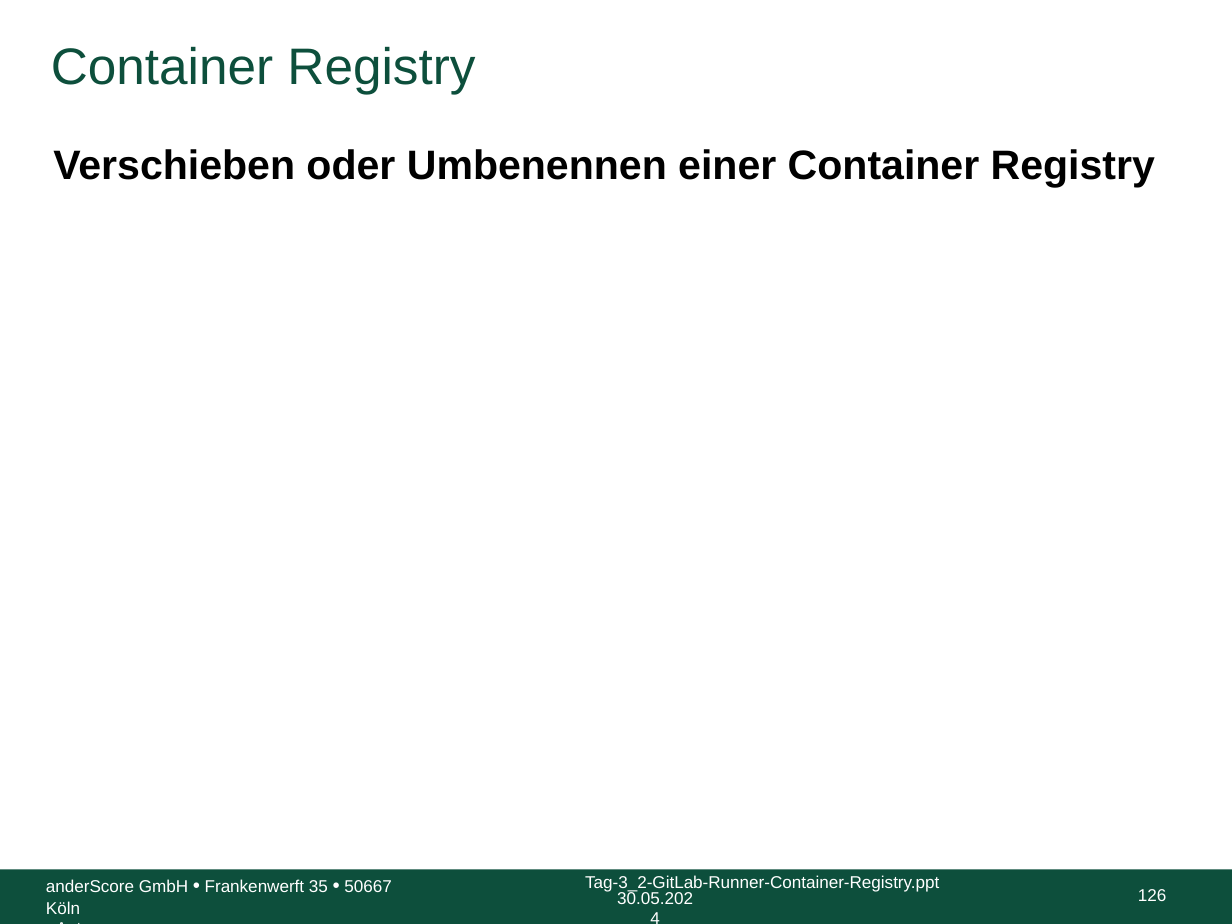
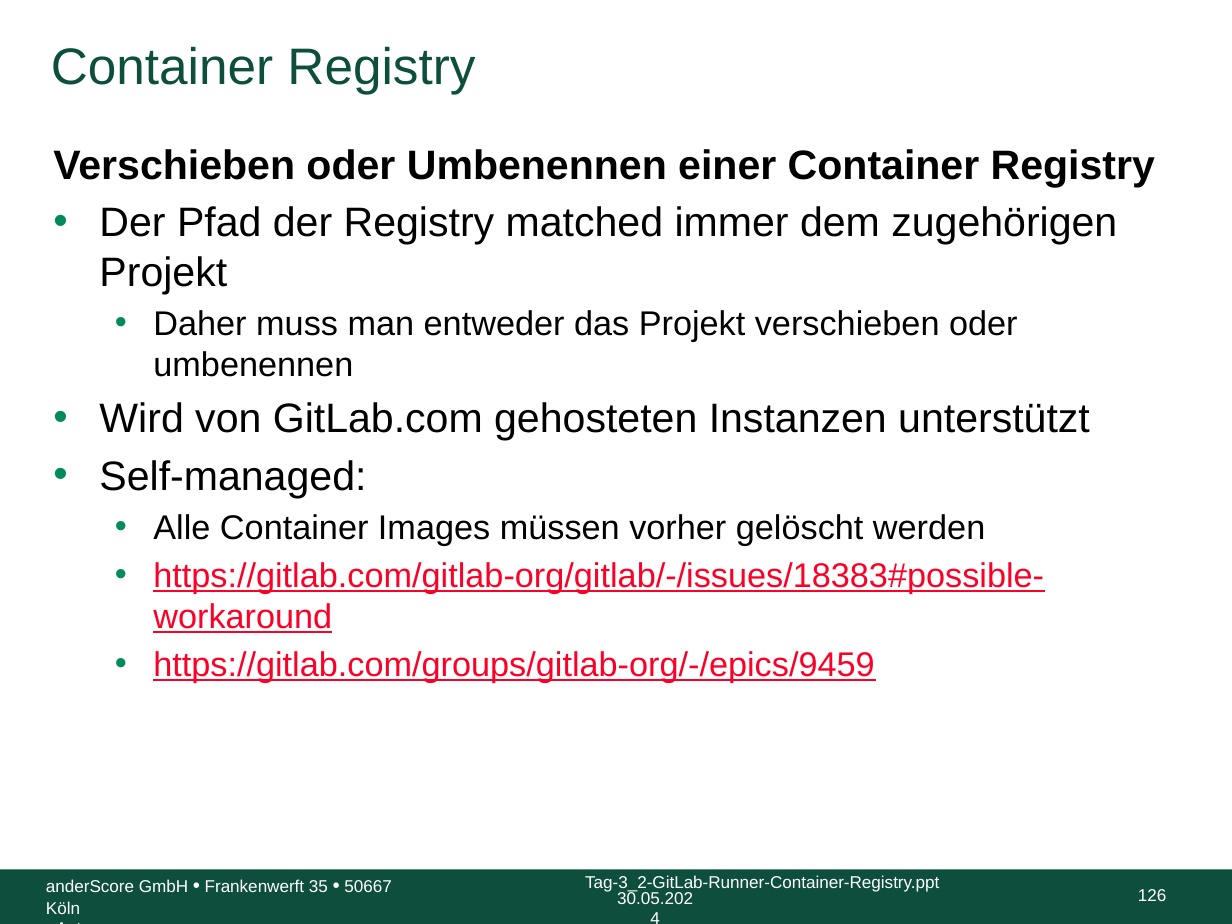
Before and after one commit to anderscore-gmbh/gitlab, a slide deck: slide 126 of slides/Tag-3_2-GitLab-Runner-Container-Registry.pptx. Drawn at 1232x924 pixels with LibreOffice and Linux fonts; fonts in the diff are those of the drawing; background and template pictures are left out. Boxes give left, top, right and bottom in pixels: in the first picture for what was removed or moved away, otherwise in the second. Text is boxed around its words. In the diff, an @@ line names an element or a change of style, - is before the commit and + after.

Commit message:
Tag-3_2: Container Registry done

```diff
--- a/slides/Tag-3_2-GitLab-Runner-Container-Registry.pptx
+++ b/slides/Tag-3_2-GitLab-Runner-Container-Registry.pptx
@@ text at (99, 206, 1117, 682): paragraphs added @@
+• Der Pfad der Registry matched immer dem zugehörigen Projekt
+  • Daher muss man entweder das Projekt verschieben oder umbenennen
+• Wird von GitLab.com gehosteten Instanzen unterstützt
+• Self-managed:
+  • Alle Container Images müssen vorher gelöscht werden
+  • https://gitlab.com/gitlab-org/gitlab/-/issues/18383#possible-workaround
+  • https://gitlab.com/groups/gitlab-org/-/epics/9459
```
Also in this commit, not shown: 2 other slides changed, 1 slide added, 1 slide removed.
